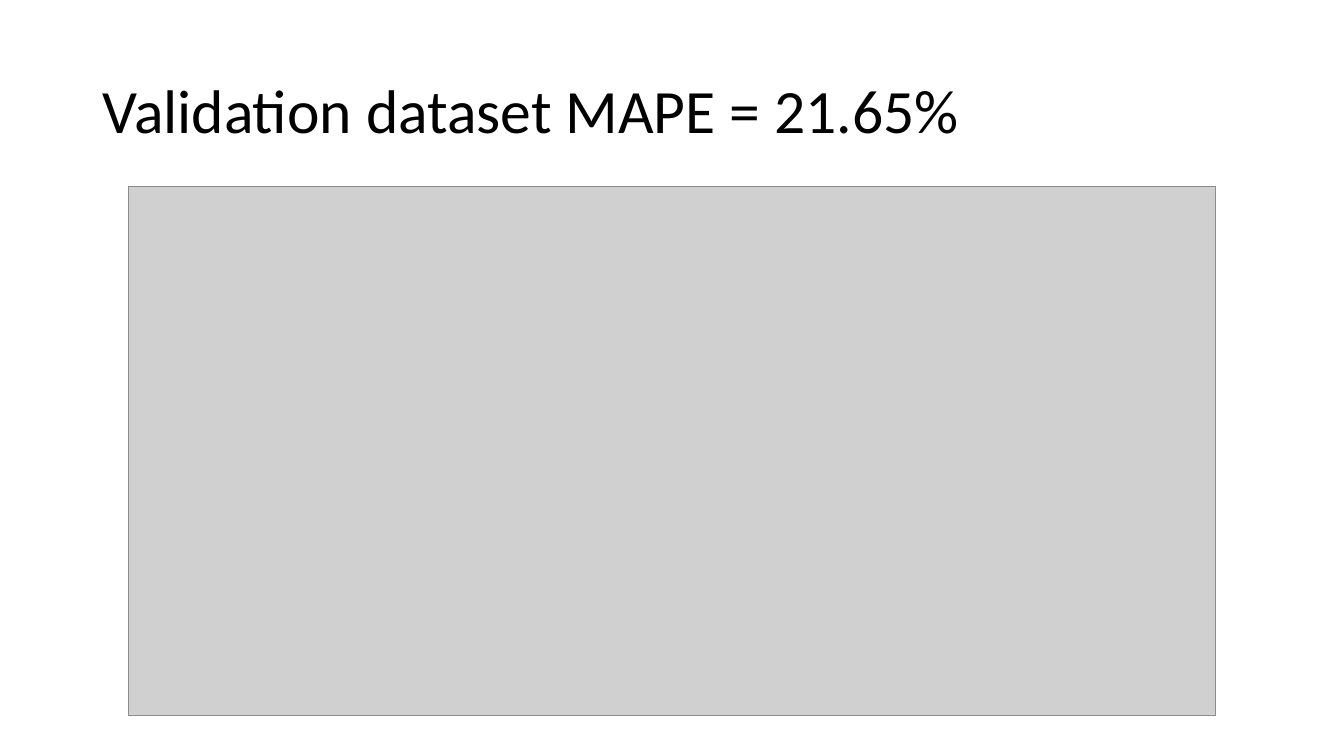
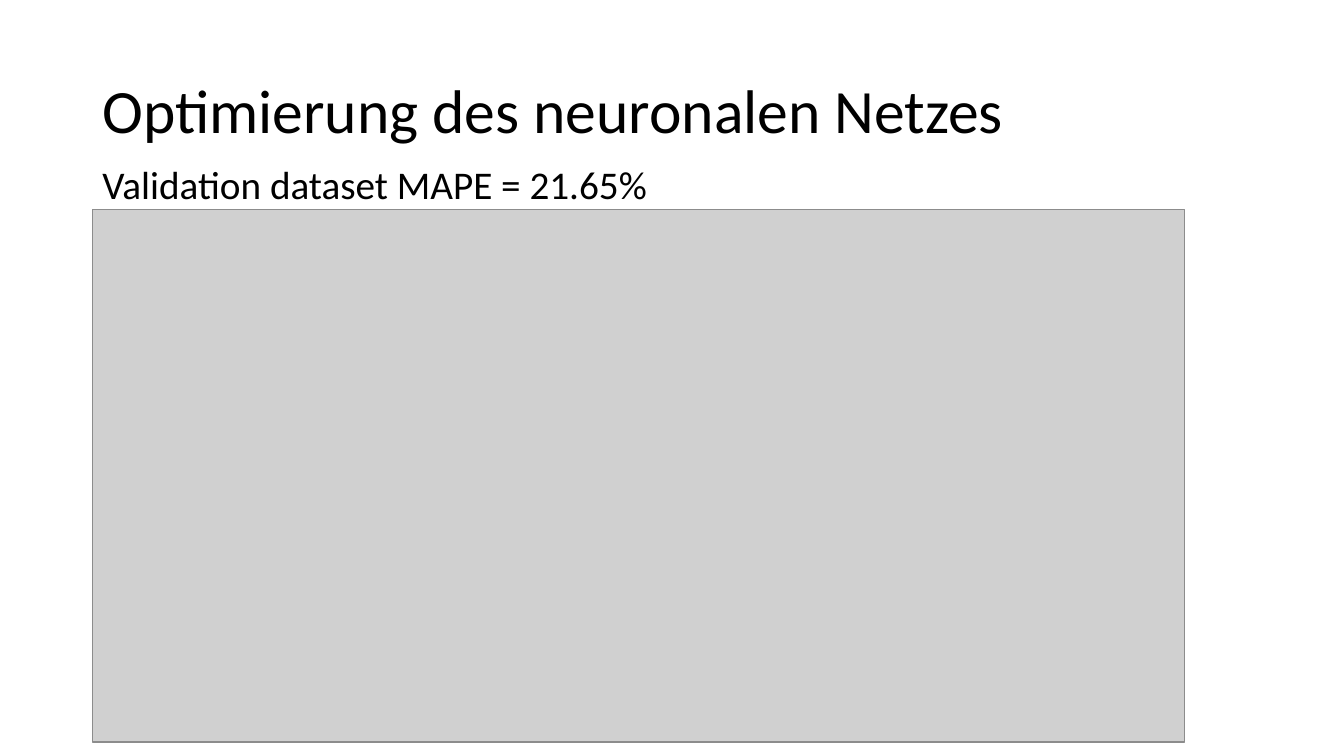
Before and after one commit to tobiassae/datasciencebakery-group-2, a slide deck: slide 8 of 4_Presentation/Bakery sales predictions.pptx (slide 7 before the commit). Drawn at 1344x756 pixels with LibreOffice and Linux fonts; fonts in the diff are those of the drawing; grey boxes stand for pictures. Boxes give left, top, right and bottom in pixels: in the first picture for what was removed or moved away, otherwise in the second. Text is boxed around its words. In the diff, an @@ line names an element or a change of style, - is before the commit and + after.

```diff
--- a/4_Presentation/Bakery sales predictions.pptx
+++ b/4_Presentation/Bakery sales predictions.pptx
@@ title added at [102, 90, 1003, 144], 44 pt, text #000000 @@
+Optimierung des neuronalen Netzes
@@ text "Validation dataset MAPE = 21.65%": place and size @@
-text "Validation dataset MAPE = 21.65%" at [102, 90, 958, 134]
+text "Validation dataset MAPE = 21.65%" at [102, 171, 647, 200]
@@ text "Validation dataset MAPE = 21.65%" at [102, 171, 647, 200]: size 44 to 28 pt @@
@@ picture: place and size @@
-picture at [129, 187, 1216, 716]
+picture at [93, 210, 1186, 742]
```
Also in this commit, not shown: 6 other slides changed, 1 slide added.
